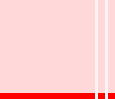
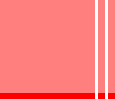
Layer changes from the first 115px x 99px image to the second:
removed layer "图层 #1" (was 5%) over 95, 0, 108, 99
"图层": opacity 15% → 50% over 0, 0, 115, 93
